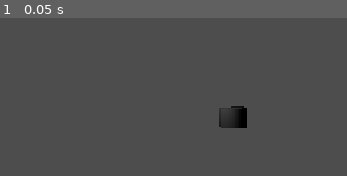
Above: before the commit, frame 1.
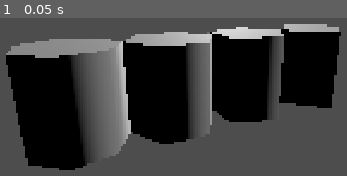
Above: after the commit, the same moment.

Repository: atahrijouti/tumbling-prisms-godot
Game: Godot game, scene res://Main.tscn
Two runs of this game, one before a commit and one after it. Both use one fixed random seed, a clock stepped at 60 frames per second and the inputs below. Before the commit the project starts from res://Scene.tscn.
Inputs:
- Up to frame 1 (0.05 s): no input

The runs differ from the first frame. In frame 1, 53% of the frame differs, in the area x 1-99%, y 3-97%.

Commit message:
explore the possible

Diff:
--- /dev/null
+++ b/Main.tscn
@@ -0,0 +1,45 @@
+[gd_scene format=3 uid="uid://cuxb5vdkxiav2"]
+
+[sub_resource type="CylinderMesh" id="CylinderMesh_j02q3"]
+height = 1.0
+radial_segments = 4
+
+[sub_resource type="CylinderMesh" id="CylinderMesh_rxg2q"]
+height = 1.0
+radial_segments = 5
+
+[sub_resource type="CylinderMesh" id="CylinderMesh_glv2v"]
+height = 1.0
+radial_segments = 6
+
+[sub_resource type="CylinderMesh" id="CylinderMesh_uu6xs"]
+height = 1.0
+radial_segments = 7
+
+[node name="MainScene" type="Node3D" unique_id=1808004640]
+
+[node name="Camera3D" type="Camera3D" parent="." unique_id=1691968508]
+transform = Transform3D(-0.44721353, 0.25555065, -0.85714287, 0, 0.95831484, 0.2857143, 0.89442724, 0.1277753, -0.42857137, -3, 1, -3)
+
+[node name="Prisms" type="Node3D" parent="." unique_id=568341442]
+
+[node name="MeshInstance3D" type="MeshInstance3D" parent="Prisms" unique_id=1506979513]
+mesh = SubResource("CylinderMesh_j02q3")
+
+[node name="MeshInstance3D2" type="MeshInstance3D" parent="Prisms" unique_id=852181148]
+transform = Transform3D(1, 0, 0, 0, 1, 0, 0, 0, 1, 0, 0, -1)
+mesh = SubResource("CylinderMesh_rxg2q")
+
+[node name="MeshInstance3D3" type="MeshInstance3D" parent="Prisms" unique_id=8852234]
+transform = Transform3D(1, 0, 0, 0, 1, 0, 0, 0, 1, 0, 0, -2)
+mesh = SubResource("CylinderMesh_glv2v")
+
+[node name="MeshInstance3D4" type="MeshInstance3D" parent="Prisms" unique_id=2110452142]
+transform = Transform3D(1, 0, 0, 0, 1, 0, 0, 0, 1, 0, 0, -3)
+mesh = SubResource("CylinderMesh_uu6xs")
+
+[node name="DirectionalLight3D" type="DirectionalLight3D" parent="." unique_id=1223837618]
+transform = Transform3D(1, 0, 0, 0, 0.89758223, 0.44084707, 0, -0.44084707, 0.89758223, 0, 2.8881836, 2.9876335)
+
+[node name="DirectionalLight3D2" type="DirectionalLight3D" parent="." unique_id=1022293719]
+transform = Transform3D(0.46450824, -0.27046213, 0.84325725, 0.1304953, 0.96273065, 0.23689808, -0.8759016, 0, 0.48249033, 2.4791641, 2.0429034, 0)
--- a/Scene.tscn
+++ /dev/null
@@ -1,13 +0,0 @@
-[gd_scene format=3 uid="uid://be3m1034mnmvx"]
-
-[ext_resource type="PackedScene" uid="uid://k8m7wpgalpmf" path="res://Shape.tscn" id="1_t6lng"]
-
-[node name="Node3D" type="Node3D" unique_id=396437818]
-
-[node name="MeshInstance3D" parent="." unique_id=122508487 instance=ExtResource("1_t6lng")]
-
-[node name="Camera3D" type="Camera3D" parent="." unique_id=182385640]
-transform = Transform3D(0.7373056, 0.03907609, 0.6744284, -0.0149376355, 0.9990246, -0.04155277, -0.6753943, 0.020562734, 0.7371701, 10.293594, 1.5648391, 12.890475)
-
-[node name="AreaLight3D" type="AreaLight3D" parent="." unique_id=817080082]
-transform = Transform3D(1, 0, 0, 0, 1, 0, 0, 0, 1, 0, 2.4932342, 3.35097)
--- a/Shape.tscn
+++ /dev/null
@@ -1,10 +0,0 @@
-[gd_scene format=3 uid="uid://k8m7wpgalpmf"]
-
-[sub_resource type="CylinderMesh" id="CylinderMesh_enwtc"]
-top_radius = 1.0
-bottom_radius = 1.0
-height = 1.0
-radial_segments = 4
-
-[node name="MeshInstance3D" type="MeshInstance3D" unique_id=122508487]
-mesh = SubResource("CylinderMesh_enwtc")
--- /dev/null
+++ b/cam_look_at_pos.gd
@@ -0,0 +1,20 @@
+@tool
+extends EditorScript
+var camera_position = Vector3(-3, 1, -3)
+
+func _run() -> void:
+	var cam := get_scene().get_node("Camera3D") as Camera3D
+	var prisms := get_scene().get_node("Prisms") as Node3D
+	cam.look_at_from_position(camera_position, _center_of(prisms), Vector3.UP)
+	print("aimed camera")
+
+func _center_of(root: Node3D) -> Vector3:
+	var sum := Vector3.ZERO
+	var count := 0
+	for child in root.get_children():
+		if child is Node3D:
+			sum += (child as Node3D).global_position
+			count += 1
+	if count == 0:
+		return root.global_position
+	return sum / count
--- a/project.godot
+++ b/project.godot
@@ -11,12 +11,14 @@
 [application]
 
 config/name="tumbling-prisms"
-run/main_scene="uid://be3m1034mnmvx"
+run/main_scene="uid://cuxb5vdkxiav2"
 config/features=PackedStringArray("4.7", "GL Compatibility")
 config/icon="res://icon.svg"
 
 [display]
 
+window/size/viewport_width=1920
+window/size/viewport_height=1080
 window/stretch/mode="canvas_items"
 window/stretch/aspect="expand"
 
@@ -29,3 +31,5 @@
 rendering_device/driver.windows="d3d12"
 renderer/rendering_method="gl_compatibility"
 renderer/rendering_method.mobile="gl_compatibility"
+2d/size/viewport_height=1080
+2d/size/viewport_width=1920
Not shown, added: cam_look_at_pos.gd.uid
